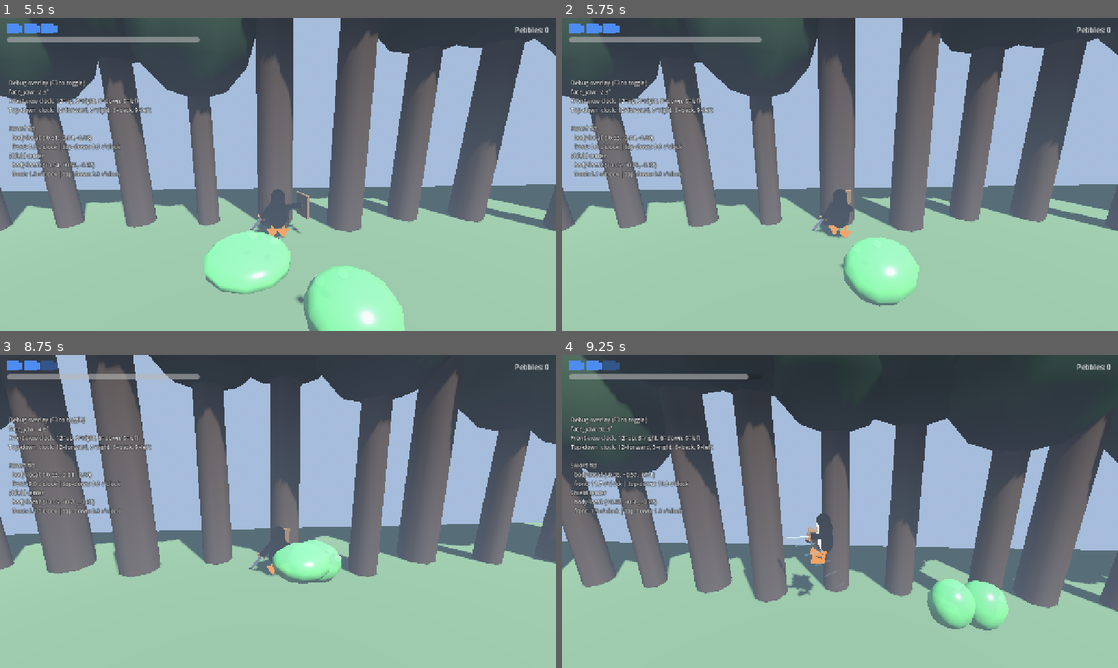
Above: before the commit, frames 1-4 (two rows, left to right).
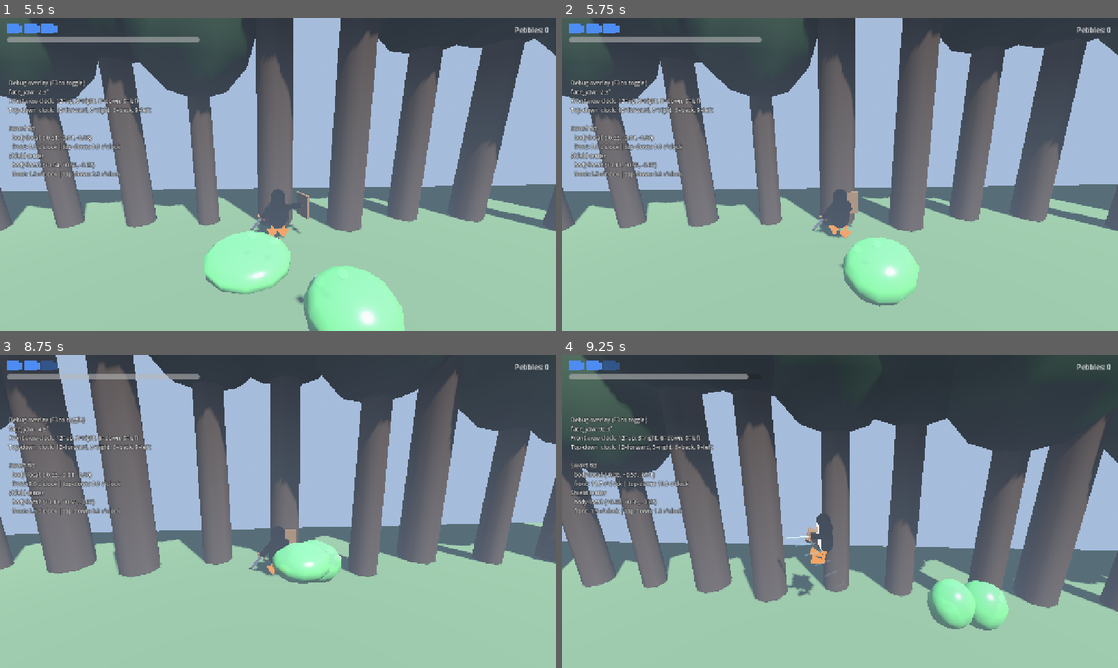
Above: after the commit, the same moments.

Repository: ruapotato/The-Legend-of-Tux
Game: Godot game, scene res://scenes/main.tscn
The game is run twice, just before and just after one commit, with the same random seed, the same clock (stepped at 60 frames per second) and the same inputs.
Inputs (mouse positions are in pixels of both pictures, inside the frame that each line leads up to):
- Up to frame 1 (5.5 s): tap Enter at 0.5 s; move the mouse to (305, 174) at 0.52 s; press the mouse at (305, 174) at 0.53 s; hold W (move_forward) from 0.53 s (still down); tap Space (jump) at 0.77, 1.52, 3.02, 3.77, 4.52 s; right-click (305, 174) at 0.8 s; move the mouse to (250, 174) at 1.27 s; release the mouse at (250, 174) at 1.28 s; right-click (250, 174) at 1.35 s; click (250, 174) at 1.55 s; move the mouse to (289, 168) at 2.02 s; press the mouse at (289, 168) at 2.03 s; right-click (289, 168) at 2.3 s; move the mouse to (272, 180) at 2.77 s; release the mouse at (272, 180) at 2.78 s; tap Ctrl (roll) at 2.85 s; click (272, 180) at 3.05 s; move the mouse to (316, 177) at 3.52 s; hold Right mouse button (shield) 3.53-4.28 s; move the mouse to (233, 171) at 4.27 s; tap Shift (sprint) at 4.35 s; click (233, 171) at 4.55 s; move the mouse to (283, 174) at 5.02 s; hold Right mouse button (shield) from 5.03 s (still down); tap R at 5.1 s
- Up to frame 2 (5.75 s): keep holding W (move_forward); keep holding Right mouse button (shield)
- Up to frame 3 (8.75 s): move the mouse to (255, 505) at 5.77 s; release W (move_forward) at 5.78 s; release Right mouse button (shield) at 5.78 s; hold D (move_right) 5.78-6.53 s; click (255, 505) at 5.85 s; tap Space (jump) at 6.02, 6.77, 7.52 s; move the mouse to (305, 511) at 6.52 s; hold Right mouse button (shield) 6.53-7.28 s; hold W (move_forward) from 6.53 s (still down); move the mouse to (250, 511) at 7.27 s; click (250, 511) at 7.35 s; move the mouse to (289, 505) at 8.02 s; hold Right mouse button (shield) from 8.03 s (still down); tap Ctrl (roll) at 8.1 s
- Up to frame 4 (9.25 s): move the mouse to (834, 517) at 8.77 s; release W (move_forward) at 8.78 s; release Right mouse button (shield) at 8.78 s; hold A (move_left) from 8.78 s (still down); right-click (834, 517) at 8.85 s; tap Space (jump) at 9.02 s; click (834, 517) at 9.05 s

Frame 1 is identical in both runs. In frame 2, 0.1% of the frame differs, in the area x 6-54%, y 46-67%; in frame 3, 0.1%; in frame 4, nothing differs.

Commit message:
clock_dir helper + verifier; refactor block/charge/spin to use it
The math for "what Euler do I set on a wing bone so the sword/shield
points at clock-position X?" was painful enough to take 4-5 round-trips
per pose. Wrap it once, verify it once, never solve it again.

  TuxAnim.clock_dir(hour, depth) → Vector3 Euler

  hour : 1-12, fractional. 12=up, 3=Tux's right, 6=down, 9=Tux's left.
  depth: -1 behind, 0 in frontal plane, +1 in front.

Refactored poses:
- _pose_block      : arm_l = clock_dir(12, 1) — straight forward
- _pose_charging   : arm_r end = clock_dir(9, 0) — out to side, level
- _pose_spin       : arm_r = clock_dir(9, 0) (matches charge end so the
                     release flows in continuously instead of flipping
                     to the opposite side)

scripts/test_clock.gd is a runnable verifier:

  ./Godot_v4.5.1-stable_linux.x86_64 --path godot --headless \\
      -s res://scripts/test_clock.gd

12/12 cases pass — every cardinal hour, both depths, halves, and a
combined hour+depth case. The helper is the source of truth now.

Also fixed in this commit:
- SHIELD_LOCAL rotation sign (boss now faces enemy, not behind player)
- enemy_blob._set_state uses set_deferred for monitoring (no longer
  trips Godot's in/out signal guard during shield-knockback)
- Shield jump-slash actually leaves the ground (was being squashed by
  forced fall vel; now uses gravity-with-cap)

Co-Authored-By: Claude Opus 4.7 (1M context) <noreply@anthropic.com>

Diff:
--- /dev/null
+++ b/godot/scripts/test_clock.gd
@@ -0,0 +1,81 @@
+extends SceneTree
+
+# Standalone verifier for tux_anim.clock_dir(). For each (hour, depth)
+# pair, applies the resulting Euler to a fresh Basis, multiplies the
+# wing rest direction (-Y in arm-local) through it, then maps through
+# the rig's 180° Y flip, and compares to the expected body-space
+# direction.
+#
+# Run from repo root:
+#   ./Godot_v4.5.1-stable_linux.x86_64 --path godot --headless -s res://scripts/test_clock.gd
+
+const TuxAnim = preload("res://scripts/tux_anim.gd")
+
+const EPS: float = 0.005
+
+
+func _init() -> void:
+    print("=== clock_dir verification ===")
+    print("Convention: 12=up, 3=Tux's right, 6=down, 9=Tux's left.")
+    print("Depth: -1 = behind, 0 = frontal plane, +1 = forward.\n")
+
+    var cases: Array = [
+        # [hour, depth, expected body wing-direction, label]
+        [12.0,  0.0, Vector3(0,  1, 0),                "12 o'clock = up"],
+        [ 3.0,  0.0, Vector3(1,  0, 0),                "3 o'clock = Tux's right"],
+        [ 6.0,  0.0, Vector3(0, -1, 0),                "6 o'clock = down"],
+        [ 9.0,  0.0, Vector3(-1, 0, 0),                "9 o'clock = Tux's left"],
+        [12.0,  1.0, Vector3(0,  0, -1),               "12 + depth=+1 = forward"],
+        [12.0, -1.0, Vector3(0,  0,  1),               "12 + depth=-1 = backward"],
+        [ 7.0,  0.0, Vector3(-0.5, -0.86603, 0),       "7 o'clock = down-left"],
+        [ 1.0,  0.0, Vector3( 0.5,  0.86603, 0),       "1 o'clock = up-right"],
+        # 4.5 hours × 30° = 135°. sin(135°)=0.707, cos(135°)=-0.707.
+        [ 4.5,  0.0, Vector3( 0.70711, -0.70711, 0),   "4:30 = lower-right"],
+        [10.5,  0.0, Vector3(-0.70711,  0.70711, 0),   "10:30 = upper-left"],
+        [ 9.0,  0.5, Vector3(-0.86603, 0, -0.5),       "9 + half-forward"],
+        [ 6.0,  0.5, Vector3(0, -0.86603, -0.5),       "6 + half-forward"],
+    ]
+
+    var n_pass: int = 0
+    var n_fail: int = 0
+    var failed_lines: Array = []
+
+    for tc in cases:
+        var hour: float = tc[0]
+        var depth: float = tc[1]
+        var expected: Vector3 = tc[2]
+        var label: String = tc[3]
+
+        # 1) Ask the helper for the Euler.
+        var euler: Vector3 = TuxAnim.clock_dir(hour, depth)
+        # 2) Convert to a Basis the same way Node3D would.
+        var b: Basis = Basis.from_euler(euler)
+        # 3) Rotate the wing's rest direction through it.
+        var wing_arm_parent: Vector3 = b * Vector3(0, -1, 0)
+        # 4) Apply the rig's 180° Y flip.
+        var wing_body: Vector3 = Vector3(-wing_arm_parent.x, wing_arm_parent.y, -wing_arm_parent.z)
+
+        var diff: float = wing_body.distance_to(expected)
+        var ok: bool = diff < EPS
+        var status: String = "PASS" if ok else "FAIL"
+        if ok:
+            n_pass += 1
+        else:
+            n_fail += 1
+            failed_lines.append("  %s expected %s got %s (diff %.4f)" % [label, _v(expected), _v(wing_body), diff])
+
+        print("[%s] %s" % [status, label])
+        print("       euler = %s" % _v(euler))
+        print("       wing  = %s   (expected %s)" % [_v(wing_body), _v(expected)])
+
+    print("")
+    print("%d passed, %d failed" % [n_pass, n_fail])
+    if n_fail > 0:
+        print("\n--- Failures ---")
+        for l in failed_lines:
+            print(l)
+    quit()
+
+
+static func _v(v: Vector3) -> String:
+    return "(%+.3f, %+.3f, %+.3f)" % [v.x, v.y, v.z]
--- a/godot/scripts/tux_anim.gd
+++ b/godot/scripts/tux_anim.gd
@@ -30,6 +30,52 @@
 var speed: float = 1.0
 var _time: float = 0.0
 var _just_ended: bool = false
+
+
+# ---- Clock-face wing aiming ---------------------------------------------
+# The "cheat" helper. Instead of hand-solving the Euler rotation for
+# every pose (rig flip + YXZ Euler order + arm-local convention all
+# conspire to make the arithmetic painful), just specify a clock
+# position and let this build the basis.
+#
+#   hour : 1-12, fractional OK. FRONT-VIEW convention seen by a viewer
+#          looking at Tux from the camera-behind position:
+#               12 = up               6 = down
+#                3 = Tux's right      9 = Tux's left
+#   depth: -1 = fully behind Tux, 0 = in the frontal plane (no
+#          forward/back component), +1 = fully in front of Tux. Mix
+#          freely — clock_dir(12, 1) means "wing pointing straight
+#          forward" (depth wins because horizontal magnitude is zero).
+#
+# Returns Vector3 Euler in YXZ order, drop straight into Node3D.rotation.
+# Applies to either arm — arm_l and arm_r share the same parent and
+# rest-direction convention, so a single helper covers both.
+static func clock_dir(hour: float, depth: float = 0.0) -> Vector3:
+    var ang: float = hour * PI / 6.0
+    var horiz: float = sqrt(max(0.0, 1.0 - depth * depth))
+    var dir_body: Vector3 = Vector3(
+        sin(ang) * horiz,
+        cos(ang) * horiz,
+        -depth
+    )
+    if dir_body.length_squared() < 1e-6:
+        return Vector3.ZERO
+    dir_body = dir_body.normalized()
+    # body → rig-local: rig has a 180° Y flip so it faces -Z.
+    var dir_rig: Vector3 = Vector3(-dir_body.x, dir_body.y, -dir_body.z)
+    # Build basis with -Y axis aligned to dir_rig — wing rest direction
+    # (arm-local -Y) will rotate to dir_rig. Cross-product order chosen
+    # so the +Z axis points "up-ish", which keeps the shield mesh
+    # right-side-up after SHIELD_LOCAL applies its own Rx(+π/2).
+    var y_axis: Vector3 = -dir_rig
+    var ref_up: Vector3 = Vector3.UP
+    var x_axis: Vector3
+    if absf(y_axis.dot(ref_up)) > 0.99:
+        x_axis = Vector3.RIGHT
+    else:
+        x_axis = y_axis.cross(ref_up).normalized()
+    var z_axis: Vector3 = x_axis.cross(y_axis).normalized()
+    return Basis(x_axis, y_axis, z_axis).get_euler()
 
 
 func setup(bone_dict: Dictionary) -> void:
@@ -170,15 +216,16 @@
         _rot(bones.get("head"),  Vector3(lerpf(0.0, 0.3, fall), 0, 0))
 
 
-# Block: shield arm (left wing) raised UP and IN FRONT of the body.
-# Godot's YXZ Euler order means Y rotates the lifted arm in the X-Z
-# plane around world Y. Combined with the rig's 180° flip, POSITIVE Y
-# crosses the wing toward Tux's centerline (12 o'clock); negative Y
-# pushes it further out toward the shoulder (3 o'clock and beyond).
+# Block: shield arm extends STRAIGHT FORWARD (clock 12, depth 1). The
+# arm has no elbow joint, so we can't reach across the body to put the
+# shield at body centerline AND keep the broad face perpendicular to
+# forward — the latter wins, since "shield squared up to enemy" is the
+# gameplay-meaningful property. The shield mesh ends up slightly to
+# Tux's right of center as a result.
 func _pose_block(_t: float, phase: float) -> void:
     var p: float = clamp(phase, 0.0, 1.0)
-    # Y=+1.0 overshot to 10-11 o'clock; +0.5 brings it to roughly 12.
-    _rot(bones.get("arm_l"), Vector3(-1.65 * p - 0.05, 0.5 * p, -0.05 * p))
+    var raised: Vector3 = clock_dir(12, 1)   # straight forward
+    _rot(bones.get("arm_l"), Vector3.ZERO.lerp(raised, p))
     _rot(bones.get("arm_r"), Vector3(-0.4, -0.2, 0.6))
     _rot(bones.get("torso"), Vector3(0.05, 0.05, 0))
     _rot(bones.get("head"),  Vector3(0.05, -0.1, 0))
@@ -234,10 +281,8 @@
 # tilted ~45° toward Tux's left, which is the 7-8 o'clock arc.
 func _pose_charging(t: float, full: bool) -> void:
     var blend: float = clamp(t / 0.18, 0.0, 1.0)
-    var arm_r_start := Vector3(-1.5, 0.6, 0.15)        # swing end
-    # PI/2 = 9 o'clock on the front-view clock — sword extended STRAIGHT
-    # to the side, perpendicular to the spine (90° from vertical).
-    var arm_r_end   := Vector3(0.0, 0.0, PI / 2)
+    var arm_r_start := Vector3(-1.5, 0.6, 0.15)   # swing end (legacy Euler)
+    var arm_r_end   := clock_dir(9, 0)            # 9 o'clock — straight to Tux's left
     var arm_r_now: Vector3 = arm_r_start.lerp(arm_r_end, blend)
     if full:
         var tremor: float = sin(t * 30.0) * 0.04
@@ -251,16 +296,17 @@
     _rot(bones.get("head"),   Vector3(0.0, 0.0, 0.0))
 
 
-# Spin attack: sword arm extended STRAIGHT TO THE SIDE — pure Z-axis
-# rotation, no X (forward/back) and no Y (inward) component, so the
-# blade is horizontal at shoulder height. Pelvis rotates 360 around Y;
-# the body whirls under the planted, side-extended sword.
+# Spin attack: arm_r matches the charge-end pose (clock 9, level), and
+# arm_l keeps the same shoulder-tucked stance from the charge so the
+# release flows continuously — no flipping sides, no inward collapse.
+# Pelvis rotates 360 around Y; the body whirls under the planted, side-
+# extended sword.
 func _pose_spin(t: float) -> void:
     var phase: float = clamp(t / 0.45, 0.0, 1.0)
     var spin: float = phase * TAU
     _rot(bones.get("pelvis"), Vector3(0, spin, 0))
-    _rot(bones.get("arm_r"),  Vector3(0, 0, -PI / 2))   # arm straight out, no slope
-    _rot(bones.get("arm_l"),  Vector3(0, 0,  PI / 2))   # other arm out for balance
+    _rot(bones.get("arm_r"),  clock_dir(9, 0))           # match charge end
+    _rot(bones.get("arm_l"),  Vector3(-0.5, 0.1, -0.7))  # match charge arm_l
     _rot(bones.get("torso"),  Vector3(0, 0, 0))
     _rot(bones.get("head"),   Vector3(0, 0, 0))
 
